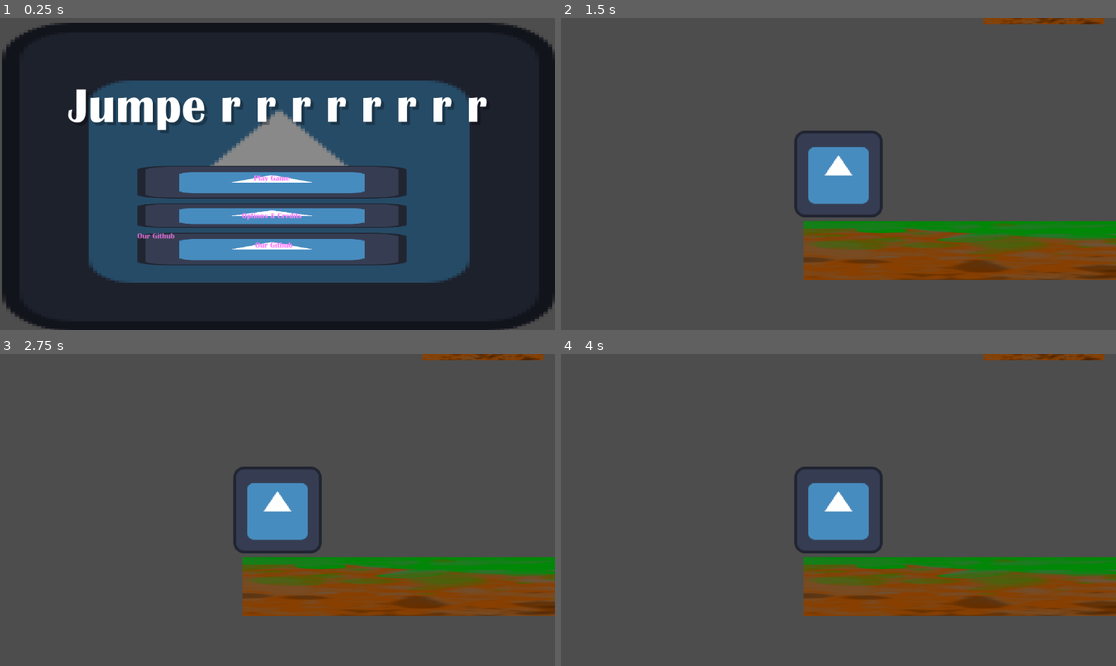
Above: before the commit, frames 1-4 (two rows, left to right).
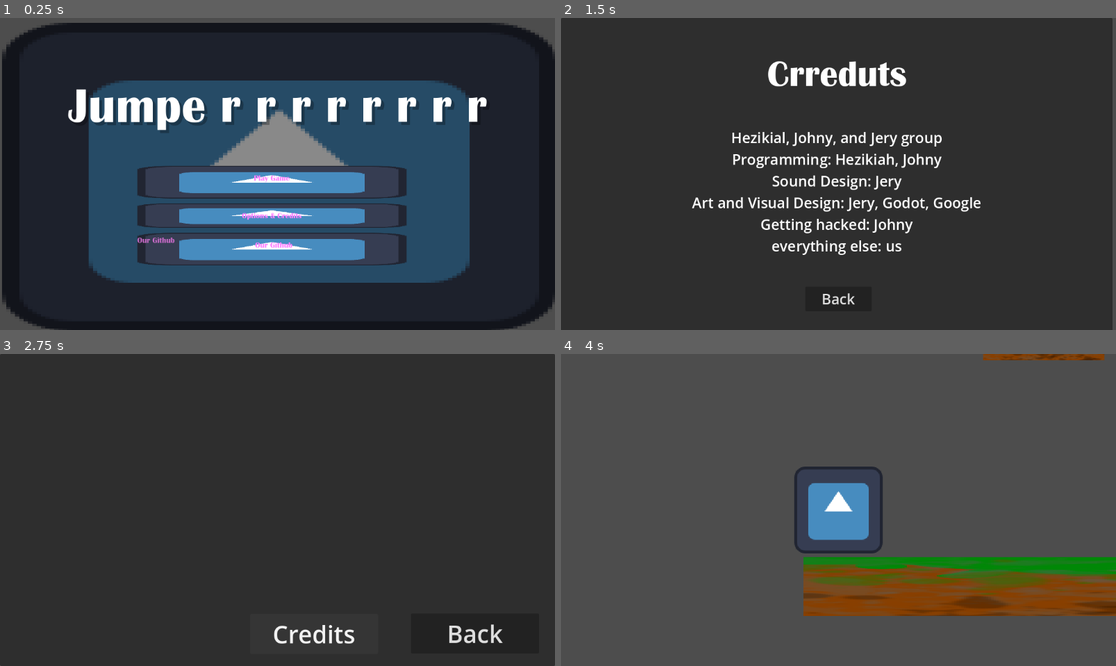
Above: after the commit, the same moments.

Repository: Guyiy1324/Jumpe-r-r-r-r-r-r-r-r
Game: Godot game, scene res://MainMenu.tscn
The game is run twice, just before and just after one commit, with the same random seed, the same clock (stepped at 60 frames per second) and the same inputs. The engine's default icon, where the game draws it, is replaced by a stand-in: a white triangle on a blue panel in a dark square.
Inputs (mouse positions are in pixels of both pictures, inside the frame that each line leads up to):
- Up to frame 1 (0.25 s): no input
- Up to frame 2 (1.5 s): click "Options & Credits" at 0.5 s; click "Play Game" (after the commit: "Credits") at 1.25 s
- Up to frame 3 (2.75 s): click (277, 634) at 2 s, where only the run after the commit has a clickable "Back"
- Up to frame 4 (4 s): click (1038, 634) at 2.75 s, where only the run after the commit has a clickable "Back"; click (832, 519) at 3.5 s, where only the run after the commit has a clickable "Play Game"

The runs differ from the first frame. In frame 1, 0.1% of the frame differs, in the area x 24-32%, y 68-73%; in frame 2, 98%, in the area x 0-100%, y 0-100%; in frame 3, 97%; in frame 4, nothing differs.

Commit message:
buttons click

Diff:
--- a/jump-e-r/MainMenu.tscn
+++ b/jump-e-r/MainMenu.tscn
@@ -19,7 +19,7 @@
 
 [sub_resource type="StyleBoxEmpty" id="StyleBoxEmpty_h7a2f"]
 
-[node name="MainMenu" type="Control"]
+[node name="MainMenu" type="Control" unique_id=326514958]
 layout_mode = 3
 anchors_preset = 15
 anchor_right = 1.0
@@ -32,13 +32,13 @@
 grow_vertical = 2
 script = ExtResource("1_h7a2f")
 
-[node name="Panel" type="Panel" parent="."]
+[node name="Panel" type="Panel" parent="." unique_id=332119177]
 layout_mode = 0
 offset_right = 1151.0
 offset_bottom = 640.0
 theme_override_styles/panel = SubResource("StyleBoxTexture_42r2q")
 
-[node name="VBoxContainer" type="VBoxContainer" parent="."]
+[node name="VBoxContainer" type="VBoxContainer" parent="." unique_id=1930854652]
 layout_mode = 1
 anchors_preset = 8
 anchor_left = 0.5
@@ -55,7 +55,7 @@
 size_flags_vertical = 4
 theme_override_constants/separation = 10
 
-[node name="Button" type="Button" parent="VBoxContainer"]
+[node name="Button" type="Button" parent="VBoxContainer" unique_id=431446440]
 layout_mode = 2
 size_flags_vertical = 3
 theme_override_colors/font_color = Color(1.4643909, 0.4986225, 1.3796744, 1)
@@ -70,7 +70,7 @@
  "
 icon_alignment = 1
 
-[node name="Button2" type="Button" parent="VBoxContainer"]
+[node name="Button2" type="Button" parent="VBoxContainer" unique_id=989744660]
 layout_mode = 2
 size_flags_vertical = 3
 theme_override_colors/font_color = Color(1.4643909, 0.4986225, 1.3796744, 1)
@@ -83,7 +83,7 @@
 Options & Credits
  "
 
-[node name="Button3" type="Button" parent="VBoxContainer"]
+[node name="Button3" type="Button" parent="VBoxContainer" unique_id=1717950175]
 layout_mode = 2
 size_flags_vertical = 3
 theme_override_colors/font_color = Color(1.4643909, 0.4986225, 1.3796744, 1)
@@ -95,13 +95,23 @@
 
  "
 
-[node name="LinkButton" type="LinkButton" parent="VBoxContainer/Button3"]
-layout_mode = 0
-offset_top = -2.25
-offset_right = 559.0
-offset_bottom = 52.25
+[node name="LinkButton" type="LinkButton" parent="VBoxContainer/Button3" unique_id=1384516158]
+layout_mode = 1
+anchors_preset = 8
+anchor_left = 0.5
+anchor_top = 0.5
+anchor_right = 0.5
+anchor_bottom = 0.5
+offset_left = -279.5
+offset_top = -27.25
+offset_right = 279.5
+offset_bottom = 27.25
+grow_horizontal = 2
+grow_vertical = 2
 size_flags_horizontal = 4
 size_flags_vertical = 4
+offset_transform_enabled = true
+offset_transform_position = Vector2(244.5, 19)
 theme_override_colors/font_color = Color(0.7680918, 0.41388714, 0.7680918, 1)
 theme_override_colors/font_hover_color = Color(1.5598607, 0.68947756, 1.451813, 1)
 theme_override_fonts/font = ExtResource("1_i26rj")
@@ -109,7 +119,7 @@
 underline = 1
 uri = "https://github.com/Guyiy1324/Jumpe-r-r-r-r-r-r-r-r"
 
-[node name="Label" type="Label" parent="."]
+[node name="Label" type="Label" parent="." unique_id=328670453]
 layout_mode = 0
 offset_left = 2.0
 offset_top = 69.0
--- /dev/null
+++ b/jump-e-r/credits.gd
@@ -0,0 +1,15 @@
+extends Control
+
+
+# Called when the node enters the scene tree for the first time.
+func _ready() -> void:
+	pass # Replace with function body.
+
+
+# Called every frame. 'delta' is the elapsed time since the previous frame.
+func _process(delta: float) -> void:
+	pass
+
+
+func _on_back_pressed() -> void:
+	get_tree().change_scene_to_file("res://options_&_credits.tscn")
--- a/jump-e-r/credits.tscn
+++ b/jump-e-r/credits.tscn
@@ -1,5 +1,6 @@
 [gd_scene format=3 uid="uid://dmainau4rh23w"]
 
+[ext_resource type="Script" uid="uid://dfqb47cve2lnm" path="res://credits.gd" id="1_c1t8d"]
 [ext_resource type="FontFile" uid="uid://rl5w41rox601" path="res://Britannic Bold Regular.ttf" id="1_nm7lk"]
 
 [node name="Credits" type="Control" unique_id=313220374]
@@ -9,6 +10,7 @@
 anchor_bottom = 1.0
 grow_horizontal = 2
 grow_vertical = 2
+script = ExtResource("1_c1t8d")
 
 [node name="Panel" type="Panel" parent="." unique_id=199991739]
 layout_mode = 0
@@ -69,3 +71,5 @@
 grow_vertical = 0
 theme_override_font_sizes/font_size = 30
 text = "Back"
+
+[connection signal="pressed" from="Button" to="." method="_on_back_pressed"]
--- a/jump-e-r/main_menu.gd
+++ b/jump-e-r/main_menu.gd
@@ -16,4 +16,4 @@
 
 
 func _on_options_pressed() -> void:
-	print("gay")
+	get_tree().change_scene_to_file("res://options_&_credits.tscn")
--- /dev/null
+++ b/jump-e-r/options_&_credits.gd
@@ -0,0 +1,18 @@
+extends Control
+
+
+# Called when the node enters the scene tree for the first time.
+func _ready() -> void:
+	pass # Replace with function body.
+
+
+# Called every frame. 'delta' is the elapsed time since the previous frame.
+func _process(delta: float) -> void:
+	pass
+
+
+func _on_credits_pressed() -> void:
+	get_tree().change_scene_to_file("res://credits.tscn")
+
+func _on_back_pressed() -> void:
+	get_tree().change_scene_to_file("res://MainMenu.tscn")
--- a/jump-e-r/options_&_credits.tscn
+++ b/jump-e-r/options_&_credits.tscn
@@ -1,4 +1,6 @@
 [gd_scene format=3 uid="uid://c213e04b25674"]
+
+[ext_resource type="Script" uid="uid://8jpy5bhmuqv4" path="res://options_&_credits.gd" id="1_4o6pv"]
 
 [node name="Options & Credits" type="Control" unique_id=1102423414]
 layout_mode = 3
@@ -7,6 +9,7 @@
 anchor_bottom = 1.0
 grow_horizontal = 2
 grow_vertical = 2
+script = ExtResource("1_4o6pv")
 
 [node name="Panel" type="Panel" parent="." unique_id=1429513256]
 layout_mode = 1
@@ -18,9 +21,21 @@
 
 [node name="Button" type="Button" parent="." unique_id=245998403]
 layout_mode = 0
-offset_left = 845.0
-offset_top = 520.0
-offset_right = 1111.0
-offset_bottom = 603.0
+offset_left = 519.0
+offset_top = 540.0
+offset_right = 785.0
+offset_bottom = 623.0
 theme_override_font_sizes/font_size = 50
 text = "Credits"
+
+[node name="Button2" type="Button" parent="." unique_id=1023301801]
+layout_mode = 0
+offset_left = 853.0
+offset_top = 539.0
+offset_right = 1119.0
+offset_bottom = 622.0
+theme_override_font_sizes/font_size = 50
+text = "Back"
+
+[connection signal="pressed" from="Button" to="." method="_on_credits_pressed"]
+[connection signal="pressed" from="Button2" to="." method="_on_back_pressed"]
Not shown: 2 places in jump-e-r/MainMenu.tscn that only renumber resources
Not shown, added: jump-e-r/credits.gd.uid
Not shown, added: jump-e-r/options_&_credits.gd.uid
